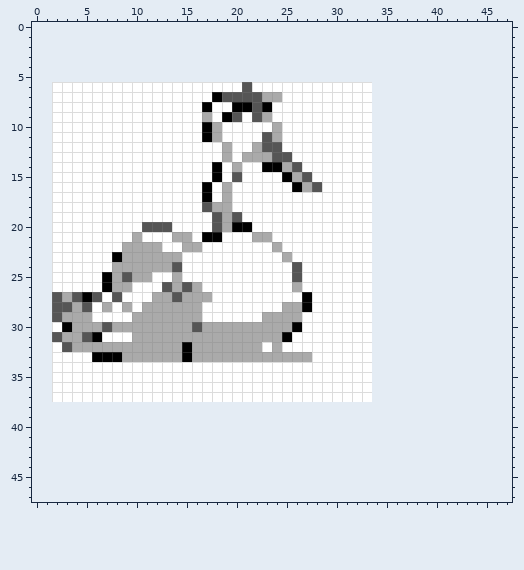
Pixel-art sprite -- gfx/pokemon/back/swannab.png. Above, as it was before the edit.
The file is 32x32 pixels. The old version is drawn lined up with the new one, on the new canvas.
After:
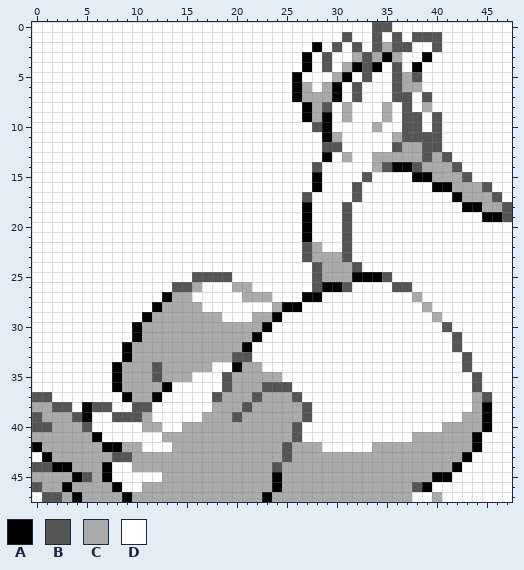
Palette (. is transparent): A #000000  B #555555  C #aaaaaa  D #ffffff
The exact change:
canvas 32x32 -> 48x48, the old top-left corner now at 2,6
Changed rows in their new state; - is an unchanged pixel.
first column x 0:
 0 DDDDDDDDDDDDDDDDDDDDDDDDDDDDDDDDDDBBDDDDDDDDDDDD
 1 DDDDDDDDDDDDDDDDDDDDDDDDDDDDDDDBDDBDBDBBBDDDDDDD
 2 DDDDDDDDDDDDDDDDDDDDDDDDDDDDADBDBDBCBBDDBDDDDDDD
 3 DDDDDDDDDDDDDDDDDDDDDDDDDDDADBDDCBCACDDADDDDDDDD
 4 DDDDDDDDDDDDDDDDDDDDDDDDDDDADBDCABADBDADDDDDDDDD
 5 DDDDDDDDDDDDDDDDDDDDDDDDDDADDDCADBDDBCBDDDDDDDDD
 6 DD-------------------D----AC-CA-B-DDBCCDDDDDDDDD
 7 DD----------------DDDDDDD-ACCCA-B-DDBBDBDDDDDDDD
 8 DD---------------D--DDDD---ACB-C--DCDBDCDDDDDDDD
 9 DD---------------D-DD-DD---ACA-C--DCDBBDBDDDDDDD
10 DD---------------DD-----D---BA----CDDBBDBDDDDDDD
11 DD---------------DD----DD----AC---DDCBBBBDDDDDDD
12 DD-----------------D--DDD----BB---DDBCCBBDDDDDDD
13 DD-----------------D-DDDDD---A-C--CCCCCBCBDDDDDD
14 DD----------------D-D--DDDD-B-----CBAABCCCBDDDDD
15 DD----------------D-D----DDDA----BDDDDAACCCBDDDD
16 DD---------------D-D------DDA---B-DDDDDDAACCCBDD
17 DD---------------D-D-------B----B-DDDDDDDDACCCBD
18 DD---------------DDD-------A---B--DDDDDDDDDAACCB
19 DD----------------DDD------A---B--DDDDDDDDDDDAAB
20 DD---------DDD----DDDD-----A---B--DDDDDDDDDDDDDD
21 DD--------D---DD-DD---DD---A---B--DDDDDDDDDDDDDD
22 DD-------DDDD--DD-------D--BC--B--DDDDDDDDDDDDDD
23 DD------DDDDDDD----------D-BCCCB--DDDDDDDDDDDDDD
24 DD------DDDDDDD-----------D-BCCCB-DDDDDDDDDDDDDD
25 DD-----DDDDD--D-BBBB------D-BCCCAAABDDDDDDDDDDDD
26 DD-----DDD---DB-----CC----D-BAAB--DDBBDDDDDDDDDD
27 DDDDDDD-D---DAC-DD---CCC----A-----DDDDCDDDDDDDDD
28 DDDDDD-D-D-DA-----------CAAD------DDDDDCDDDDDDDD
29 DDDDDD----DA-----CC---C-ADD-------DDDDDDCDDDDDDD
30 DD-DDDDDDDA-----C------ADDD-------DDDDDDDBDDDDDD
31 DDDDDDD---A-----------ADDD--------DDDDDDDDBDDDDD
32 DD-DDDDDDA-----C-----AD-D---------DDDDDDDDBDDDDD
33 DD----DDDA-----C----BBDDDDDD------DDDDDDDDDBDDDD
34 DD------ACCCBCCCCC--ACC-----------DDDDDDDDDBDDDD
35 DD------ACCCBCCC---BCCCCC---------DDDDDDDDDDBDDD
36 DD------ACCCCA-----BCCCBBB--------DDDDDDDDDDBDDD
37 BB-------ACCA-----BCCCBCCCB-------DDDDDDDDDDCBDD
38 CCBBDABBDDBBDDDDDDCCCBCCCCCBDDDDDDDDDDDDDDDDCADD
39 BCCCBADDBBBCDDDDDCCCBCCCCCCBDDDDDDDDDDDDDDDCCADD
40 BBCCCBDDDDDCCDDCCCCCCCCCCCBDDDDDDDDDDDDDDCCCCADD
41 CCCCCCADDDDDDCCCCCCCCCCCCCBDDDDDDDDDDDCCCCCCADDD
42 ACCCCCCAACCDDDCCCCCCCCCCCBCCCDDDDDCCCCCCCCCCADDD
43 DACCCCCCBBCCCCCCCCCCCCCCCBCCCCCCCCCCCCCCCCCADDDD
44 BBAACCCADDCCCCCCCCCCCCCCBCCCCCCCCCCCCCCCCCADDDDD
45 CCCCABCADDDDDCCCCCCCCCCCACCCCCCCCCCCCCCCAADDDDDD
46 BCCACCCCADDCCCCCCCCCCCCCACCCCCCCCCCCCCBADDDDDDDD
47 DBBCACCCCACCCCCCCCCCCCCACCCCCCCCCCCCCCDDCDDDDDDD
